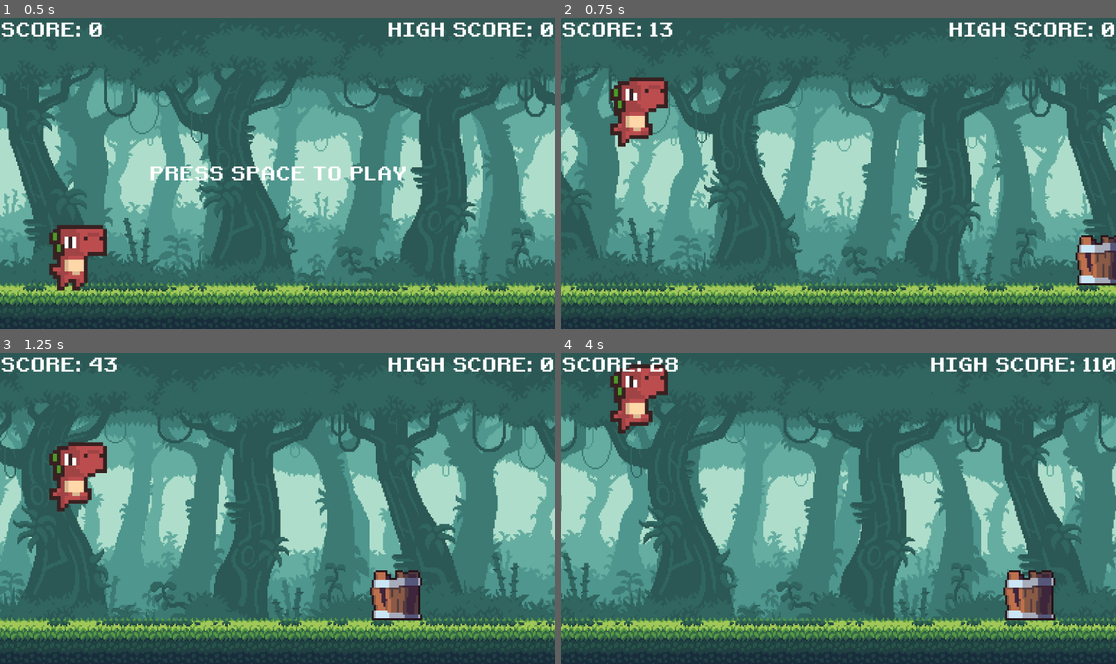
Above: before the commit, frames 1-4 (two rows, left to right).
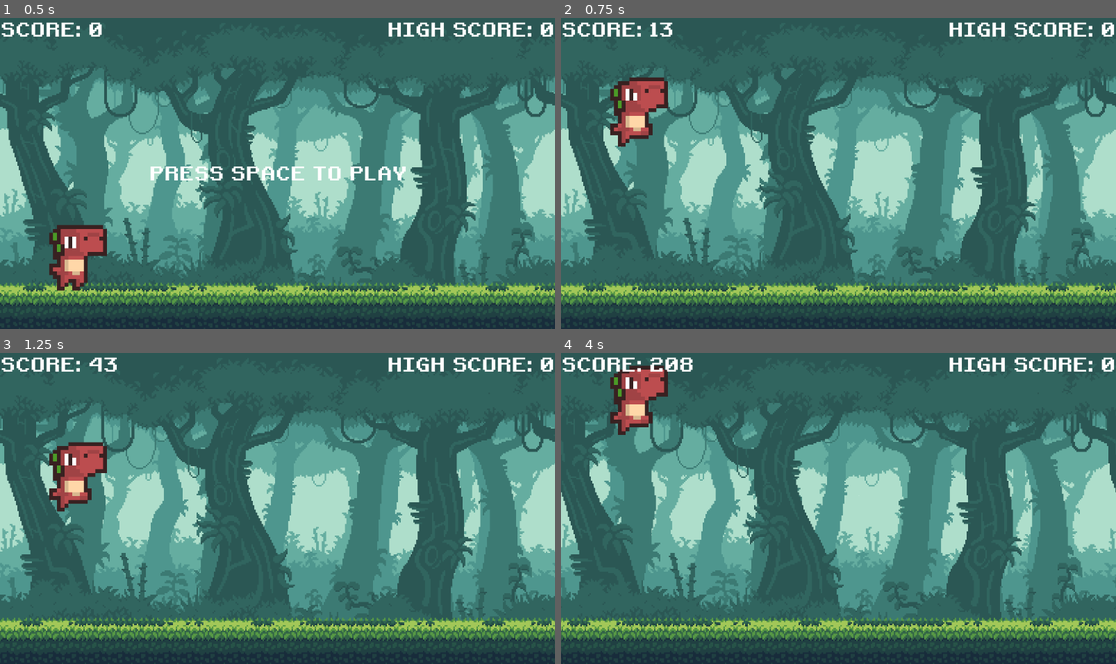
Above: after the commit, the same moments.

Repository: NathanPerrine/Godot---Dino-Run-Trial
Game: Godot game, scene res://Main/main.tscn
Two runs of this game, one before a commit and one after it. Both use one fixed random seed, a clock stepped at 60 frames per second and the inputs below.
Inputs (mouse positions are in pixels of both pictures, inside the frame that each line leads up to):
- Up to frame 1 (0.5 s): no input
- Up to frame 2 (0.75 s): tap Space at 0.5 s
- Up to frame 3 (1.25 s): tap Enter (ui_accept) at 0.77 s
- Up to frame 4 (4 s): tap Enter (ui_accept) at 1.52, 3.77 s; hold Down (ui_down) 2.03-2.75 s; click (838, 508) at 2.75 s, where only the run before the commit has a clickable "RESTART"; tap Space at 3.5 s

Frame 1 is identical in both runs. In frame 2, 48% of the frame differs, in the area x 0-100%, y 16-93%; in frame 3, 37%; in frame 4, 54%, in the area x 0-100%, y 1-93%.

Commit message:
high score fix

Diff:
--- a/Main/main.gd
+++ b/Main/main.gd
@@ -94,8 +94,8 @@
 		generate_obs()
 
 		# Move dino + camera
-		$Dino.position.x += speed
-		$Camera2D.position.x += speed
+		$Dino.position.x += speed * delta
+		$Camera2D.position.x += speed * delta
 
 		# Update score
 		score += speed
@@ -119,9 +119,10 @@
 
 
 func check_high_score():
+	score = score / SCORE_MODIFIER
 	if score > high_score:
-		high_score = score / SCORE_MODIFIER
-		$HUD.get_node("HighScoreLabel").text = "HIGH SCORE: " + str(high_score)
+		high_score = score
+		update_high_score()
 
 
 func update_high_score():
